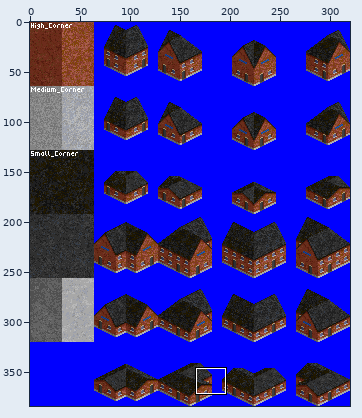
Sprite sheet: gfx/buildings_brick_corners.png. Above: a wide view before the commit, with the close-up outlined.
Close-up. The starting point:
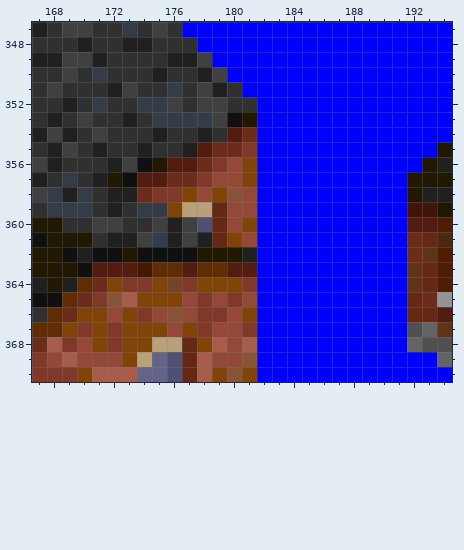
The file is 320x384 pixels. Shown: x 167..194, y 347..370. The commit also changed other parts of the picture, which this record leaves out.
After the commit:
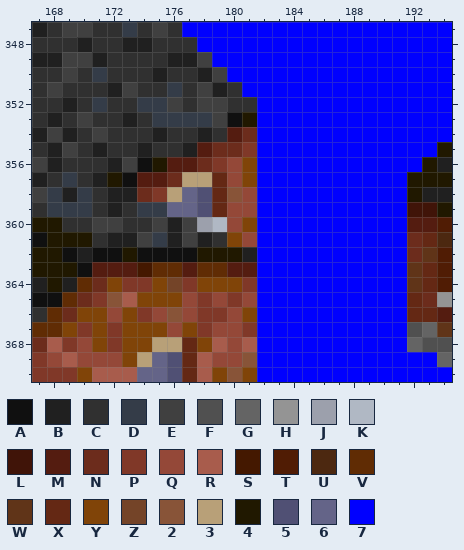
Palette (. is transparent): A #101010  B #202020  C #303030  D #343c48  E #404040  F #505050  G #646464  H #949494  J #9ca0ac  K #b0b8c4  L #401408  M #541c10  N #6c2c1c  P #803828  Q #944838  R #a85c4c  S #441800  T #501c04  U #4c2810  V #602c04  W #603418  X #642814  Y #804408  Z #744428  2 #885438  3 #b8a078  4 #201800  5 #505074  6 #646488  7 #0000ff
Changes in this commit:
{"y":357,"x":177,"old":"NPQ","new":"33X"}
{"y":358,"x":176,"old":"PYQY","new":"365X"}
{"y":359,"x":176,"old":"Y33","new":"665"}
{"y":360,"x":178,"old":"5X","new":"JK"}
{"y":361,"x":179,"old":"X","new":"C"}
{"label":"changed","picture_box":[167,172,227,247]}
